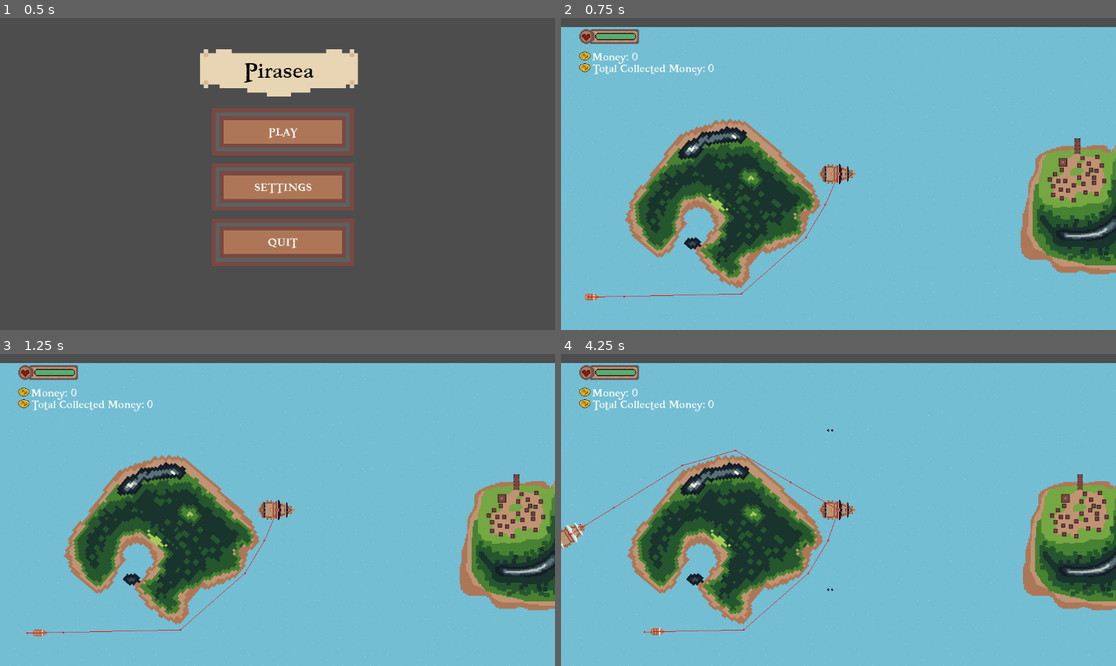
Above: before the commit, frames 1-4 (two rows, left to right).
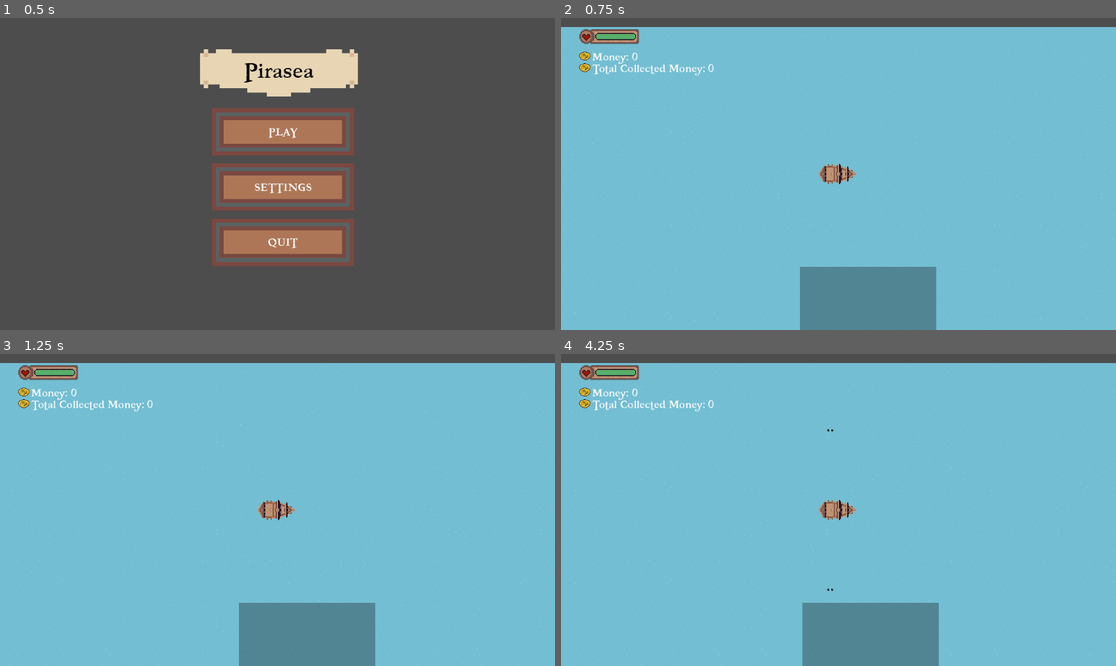
Above: after the commit, the same moments.

Repository: NotAhDog/Pirasea
Game: Godot game, scene res://Scenes/Menu.tscn
Two runs of this game, one before a commit and one after it. Both use one fixed random seed, a clock stepped at 60 frames per second and the inputs below.
Inputs:
- Up to frame 1 (0.5 s): no input
- Up to frame 2 (0.75 s): click "PLAY" at 0.5 s
- Up to frame 3 (1.25 s): no input
- Up to frame 4 (4.25 s): tap Enter at 1.25 s; hold D (right) 1.28-2.03 s; hold E (shop) 1.28-2.03 s; tap Space at 2 s; hold S (backwards) 2.03-2.78 s; tap W (foward) at 2.1, 3.6 s; tap E (shop) at 2.27, 2.3, 2.57, 3.77, 3.8, 4.07 s; hold E (shop) 2.78-3.53 s; hold D (right) from 2.78 s (still down)

Frame 1 is identical in both runs. In frame 2, 23% of the frame differs, in the area x 4-100%, y 32-100%; in frame 3, 23%; in frame 4, 23%, in the area x 0-100%, y 30-100%.

Commit message:
Shop V.1.01

Diff:
--- /dev/null
+++ b/Pirasea/Scenes/ShopArea.gd
@@ -0,0 +1,76 @@
+extends Area2D
+
+
+var player_in_area = false
+var cards_selected = []
+var unlockable = ["ThreeMusketeers", "TrainedCrew", "ExperincedCrew", "EliteCrew"]
+
+
+#player opening/closing the shop
+func _unhandled_key_input(event):
+		if Input.is_action_pressed("shop") and get_node("/root/Main/Shop").visible == false and player_in_area == true:
+			_pause()
+			_open_shop()
+		elif Input.is_action_pressed("shop") and get_node("/root/Main/Shop").visible == true:
+			_unpause()
+			_close_shop()
+
+#functions
+func _pause():
+	print("Paused")
+	get_node("/root/Main").paused = true
+	get_node("/root/Main/Shop").show()
+
+func _unpause():
+	print("Unpaused")
+	get_node("/root/Main/Shop").hide()
+	get_node("/root/Main").paused = false
+
+
+func _reset_shop():
+	var unlocked_left = []
+	for cd in get_node("/root/Main/Shop/Cards").get_children():
+		if str(cd).split(":")[0] in str(unlockable): pass
+		else: unlocked_left.append(cd)
+	if len(unlocked_left) <= 3:
+		for i in unlocked_left:
+			i.visible = true
+	else:
+		for i in range(0, 3):
+			var card_selected = randi_range(0, len(get_node("/root/Main/Shop/Cards").get_children())-1)
+			while card_selected in cards_selected or str(_unlocked_card(card_selected)) == "Reset":
+				card_selected = randi_range(0, len(get_node("/root/Main/Shop/Cards").get_children())-1)
+			get_node("/root/Main/Shop/Cards").get_child(card_selected).visible = true
+			cards_selected.append(card_selected)
+
+func _unlocked_card(selected_card):
+	var card = get_node("/root/Main/Shop/Cards").get_child(selected_card)
+	card = str(card).split(":")[0]
+	if str(card) in str(unlockable):
+		print("Reset")
+		return "Reset"
+	else:
+		return "Good"
+
+func _open_shop():
+	print(cards_selected)
+	if cards_selected == []:
+		_reset_shop()
+	else:
+		for i in cards_selected:
+			get_node("/root/Main/Shop/Cards").get_child(i).visible = true
+
+func _close_shop():
+	get_node("/root/Main/Shop").visible = false
+	for i in get_node("/root/Main/Shop/Cards").get_children():
+		i.visible = false
+	_unpause()
+
+func _on_body_entered(body):
+	print(body)
+	if "player" in str(body).to_lower():
+		player_in_area = true
+
+func _on_body_exited(body):
+	if "player" in str(body).to_lower():
+		player_in_area = false
--- a/Pirasea/Scenes/island_3.tscn
+++ b/Pirasea/Scenes/island_3.tscn
@@ -1,12 +1,16 @@
-[gd_scene load_steps=3 format=3 uid="uid://b0tdcp7l7wvlu"]
+[gd_scene load_steps=5 format=3 uid="uid://b0tdcp7l7wvlu"]
 
 [ext_resource type="Texture2D" uid="uid://dwc4vvkbwx33k" path="res://Art/Island 3.png" id="1_4076p"]
+[ext_resource type="Script" path="res://Scenes/ShopArea.gd" id="2_tx3jd"]
 
 [sub_resource type="NavigationPolygon" id="NavigationPolygon_rf6yb"]
 vertices = PackedVector2Array(191, -3, 197, -151, 500, -500, 500, 500, 191, 37, 182, 58, 185, 126, 185, 163, 176, -173, …(248 unchanged characters)…
 polygons = Array[PackedInt32Array]([PackedInt32Array(0, 1, 2, 3, 4), PackedInt32Array(5, 4, 3, 6), PackedInt32Array(7,  …(568 unchanged characters)…
 outlines = Array[PackedVector2Array]([PackedVector2Array(-153, 144, -510, 525, -510, -510, 510, -511, 511, 510, -516, 5 …(290 unchanged characters)…
 source_geometry_group_name = &"navigation_polygon_source_group"
+
+[sub_resource type="RectangleShape2D" id="RectangleShape2D_grugg"]
+size = Vector2(375.611, 236.474)
 
 [node name="StaticBody2D" type="StaticBody2D"]
 position = Vector2(500, 500)
@@ -22,3 +26,24 @@
 
 [node name="NavigationRegion2D" type="NavigationRegion2D" parent="."]
 navigation_polygon = SubResource("NavigationPolygon_rf6yb")
+
+[node name="ShopArea" type="Area2D" parent="."]
+position = Vector2(15.9998, -254)
+rotation = 0.349066
+script = ExtResource("2_tx3jd")
+metadata/_edit_group_ = true
+
+[node name="CollisionShape2D" type="CollisionShape2D" parent="ShopArea"]
+rotation = -0.349066
+shape = SubResource("RectangleShape2D_grugg")
+
+[node name="ColorRect" type="ColorRect" parent="ShopArea"]
+offset_left = -218.0
+offset_top = -47.0
+offset_right = 159.0
+offset_bottom = 190.0
+rotation = -0.349066
+color = Color(0, 0, 0, 0.298039)
+
+[connection signal="body_entered" from="ShopArea" to="ShopArea" method="_on_body_entered"]
+[connection signal="body_exited" from="ShopArea" to="ShopArea" method="_on_body_exited"]
--- a/Pirasea/Scenes/main.tscn
+++ b/Pirasea/Scenes/main.tscn
@@ -1,11 +1,9 @@
-[gd_scene load_steps=33 format=3 uid="uid://dadc2u4m8itxp"]
+[gd_scene load_steps=28 format=3 uid="uid://dadc2u4m8itxp"]
 
 [ext_resource type="Script" path="res://Scripts/game.gd" id="1_m3yls"]
-[ext_resource type="PackedScene" uid="uid://uicntw7khg0v" path="res://Scenes/island_1.tscn" id="2_a2rqf"]
 [ext_resource type="Script" path="res://Scripts/Camera2D.gd" id="2_i2gmc"]
 [ext_resource type="Script" path="res://Scripts/Paused.gd" id="2_t18u3"]
 [ext_resource type="Texture2D" uid="uid://6w2bhir5gquy" path="res://Art/Paused Menu.png" id="3_1u3cd"]
-[ext_resource type="PackedScene" uid="uid://dp1n47p45xco6" path="res://Scenes/island_2.tscn" id="3_lnidn"]
 [ext_resource type="Texture2D" uid="uid://bkms55k5jqftp" path="res://Art/oceanbetter.png" id="3_py1ig"]
 [ext_resource type="PackedScene" uid="uid://c34ipo6uw0vw7" path="res://Scenes/galleon.tscn" id="4_h56da"]
 [ext_resource type="PackedScene" uid="uid://b0tdcp7l7wvlu" path="res://Scenes/island_3.tscn" id="6_letxn"]
@@ -21,8 +19,6 @@
 [ext_resource type="Texture2D" uid="uid://y4yj3g550nag" path="res://Art/DT.png" id="19_jxryy"]
 [ext_resource type="Texture2D" uid="uid://cucsy80inrsqu" path="res://Art/TM.png" id="20_sgejb"]
 [ext_resource type="Texture2D" uid="uid://cqqs62c6nuyn1" path="res://Art/C.png" id="21_dlfh2"]
-[ext_resource type="Script" path="res://Scenes/tester.gd" id="22_jvahl"]
-[ext_resource type="Texture2D" uid="uid://btp3p6pqxfjwj" path="res://Art/sail boat navy.png" id="23_mxptt"]
 
 [sub_resource type="AtlasTexture" id="AtlasTexture_g1y6k"]
 atlas = ExtResource("3_1u3cd")
@@ -117,9 +113,6 @@
 [sub_resource type="StyleBoxFlat" id="StyleBoxFlat_4d57a"]
 bg_color = Color(0.345098, 0.690196, 0.419608, 1)
 
-[sub_resource type="RectangleShape2D" id="RectangleShape2D_nn5pn"]
-size = Vector2(375.611, 236.474)
-
 [sub_resource type="StyleBoxFlat" id="StyleBoxFlat_caexn"]
 bg_color = Color(0.6, 0.6, 0.6, 0)
 
@@ -159,11 +152,6 @@
 format = 2
 layer_0/tile_data = PackedInt32Array(65535, 0, 0, 131071, 0, 0, 196607, 0, 0, 262143, 0, 0, 327679, 0, 0, 393215, 0, 0, …(11684 unchanged characters)…
 
-[node name="Island1" parent="." instance=ExtResource("2_a2rqf")]
-position = Vector2(1500, 500)
-
-[node name="Island2" parent="." instance=ExtResource("3_lnidn")]
-
 [node name="Player" parent="." instance=ExtResource("4_h56da")]
 z_index = 42
 position = Vector2(1819, 406)
@@ -217,56 +205,18 @@
 scale = Vector2(1.9375, 1.9375)
 texture = ExtResource("9_3norj")
 
-[node name="tester" type="CharacterBody2D" parent="."]
-position = Vector2(1126, 747)
-script = ExtResource("22_jvahl")
-
-[node name="Sprite2D" type="Sprite2D" parent="tester"]
-rotation = 1.5708
-texture = ExtResource("23_mxptt")
-
-[node name="CollisionPolygon2D" type="CollisionPolygon2D" parent="tester"]
-polygon = PackedVector2Array(-12, -10, 11, -10, 24, -1, 24, 1, 11, 10, -12, 10, -17, 6, -17, -6)
-
-[node name="Area2D" type="Area2D" parent="tester"]
-
-[node name="CollisionPolygon2D" type="CollisionPolygon2D" parent="tester/Area2D"]
-polygon = PackedVector2Array(-12, -10, 11, -10, 24, -1, 24, 1, 11, 10, -12, 10, -17, 6, -17, -6)
-
-[node name="Timer" type="Timer" parent="tester"]
-autostart = true
-
-[node name="NavigationAgent2D" type="NavigationAgent2D" parent="tester"]
-target_desired_distance = 1.0
-avoidance_enabled = true
-radius = 20.0
-debug_enabled = true
-
-[node name="Island3" parent="." instance=ExtResource("6_letxn")]
-position = Vector2(2500, 500)
-
 [node name="Cannonball" type="Timer" parent="."]
 autostart = true
 
 [node name="Galleon" type="Timer" parent="."]
 wait_time = 3.0
-autostart = true
 
 [node name="Rammer" type="Timer" parent="."]
 wait_time = 5.0
-autostart = true
-
-[node name="ShopArea" type="Area2D" parent="."]
-position = Vector2(2519, 244)
-rotation = 0.349066
-metadata/_edit_group_ = true
-
-[node name="CollisionShape2D" type="CollisionShape2D" parent="ShopArea"]
-rotation = -0.349066
-shape = SubResource("RectangleShape2D_nn5pn")
 
 [node name="Shop" type="CanvasLayer" parent="."]
 process_mode = 3
+visible = false
 script = ExtResource("14_7huxb")
 
 [node name="Cards" type="HBoxContainer" parent="Shop"]
@@ -1036,12 +986,12 @@
 theme_override_styles/focus = SubResource("StyleBoxFlat_caexn")
 metadata/_edit_use_anchors_ = true
 
-[connection signal="timeout" from="tester/Timer" to="tester" method="_on_timer_timeout"]
+[node name="StaticBody2D" parent="." instance=ExtResource("6_letxn")]
+position = Vector2(1885, 1036)
+
 [connection signal="timeout" from="Cannonball" to="." method="_on_cannonball_timeout"]
 [connection signal="timeout" from="Galleon" to="." method="_on_enemy_galleon_timeout"]
 [connection signal="timeout" from="Rammer" to="." method="_on_rammer_timeout"]
-[connection signal="body_entered" from="ShopArea" to="Shop" method="_on_shop_area_body_entered"]
-[connection signal="body_exited" from="ShopArea" to="Shop" method="_on_shop_area_body_exited"]
 [connection signal="pressed" from="Shop/Cards/MoreBlackPowder/MorePlacePowderButton" to="Shop" method="_on_more_place_powder_button_pressed"]
 [connection signal="pressed" from="Shop/Cards/MoreCrew/MoreCrewButton" to="Shop" method="_on_more_crew_button_pressed"]
 [connection signal="pressed" from="Shop/Cards/BiggerSails/BiggerSailsButton" to="Shop" method="_on_bigger_sails_button_pressed"]
